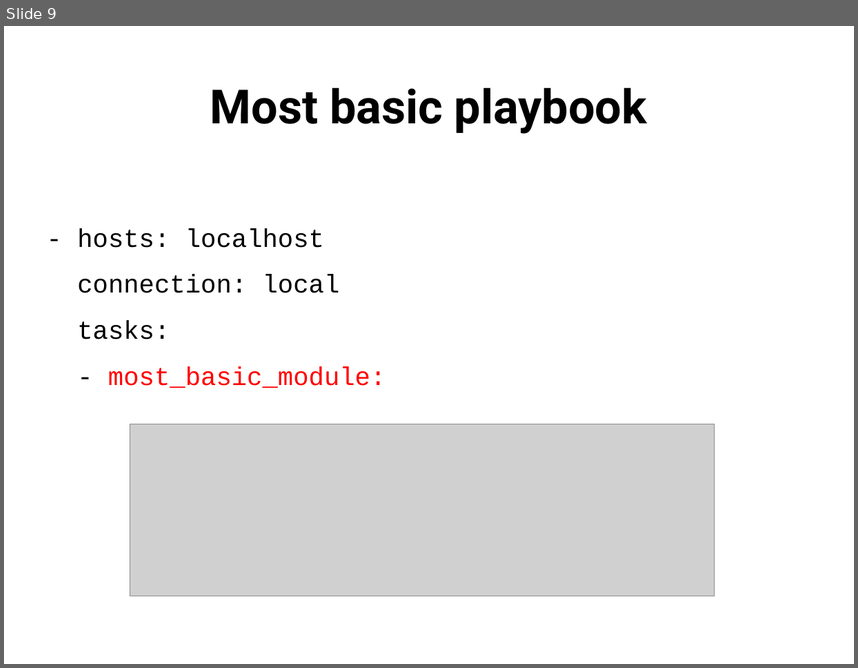
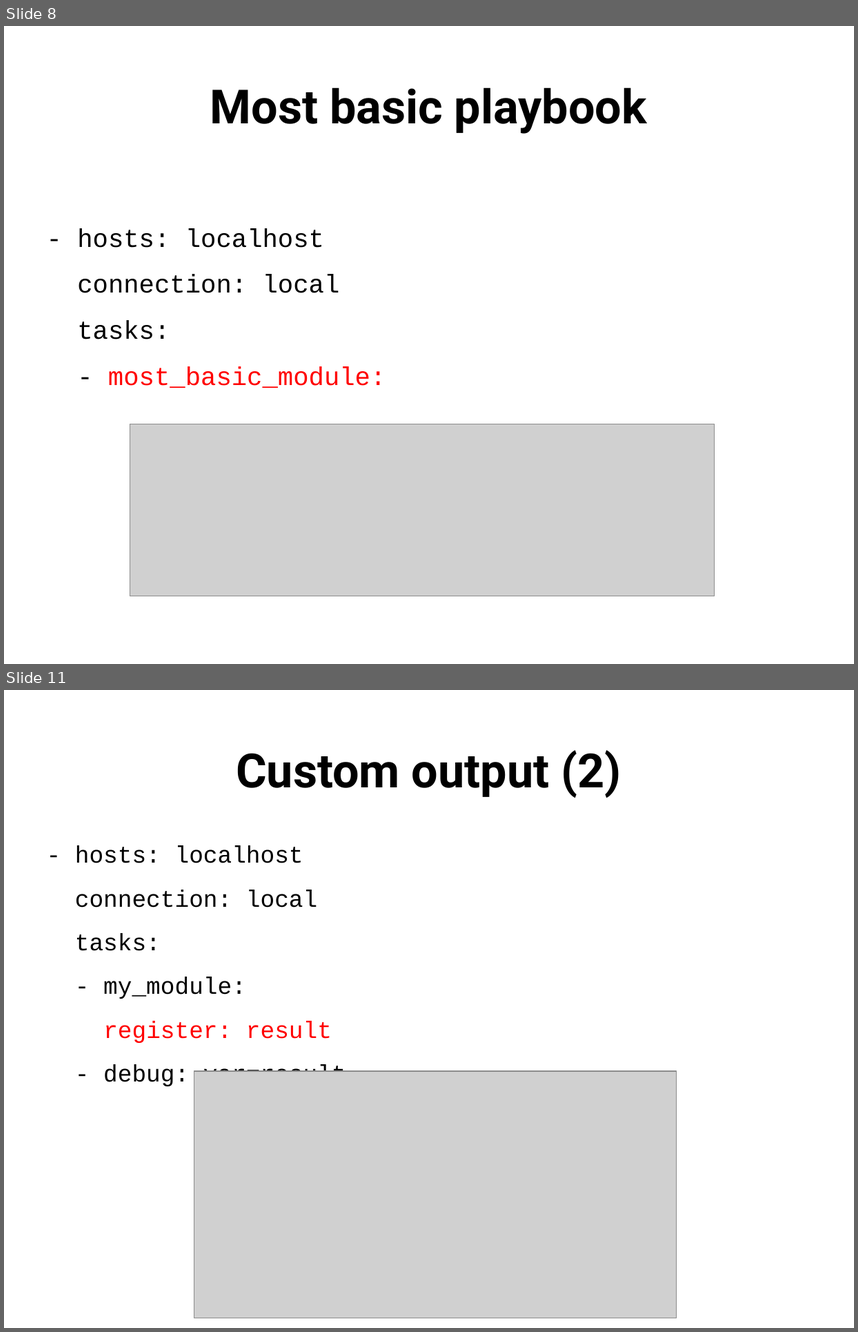
Before and after one commit to lipanski/ansible-custom-modules-demo, a slide deck: slides/custom-modules.odp. Shown one above the other, each under a label of ours: slide 9 before the commit, slides 8 and 11 after it; the slides between them are not shown. The pictures are 858x668 and 858x1332 pixels, drawn with LibreOffice and Linux fonts; fonts in the diff are those of the drawing; grey boxes stand for pictures. Boxes give left, top, right and bottom in pixels: in the first picture for what was removed or moved away, otherwise in the second. Text is boxed around its words. In the diff, an @@ line names an element or a change of style, - is before the commit and + after.

```diff
--- a/slides/custom-modules.odp
+++ b/slides/custom-modules.odp
@@ slide 11 added at <box>4,690,854,1328</box>, background #FFFFFF @@
@@ title added at <box>236,750,621,798</box>, 44 pt, text #000000, bold @@
+Custom output (2)
@@ text added at <box>75,845,346,1086</box>, 22.2 pt, text #000000 @@
+- hosts: localhost
+connection: local
+tasks:
+- my_module:
+register: result
+- debug: var=result
@@ picture added at <box>194,1071,677,1318</box> @@
@@ what was slide 9 is now slide 8 @@
```
Also in this commit, not shown: 1 slide changed, 4 other slides added, 1 slide removed, 4 other files.
